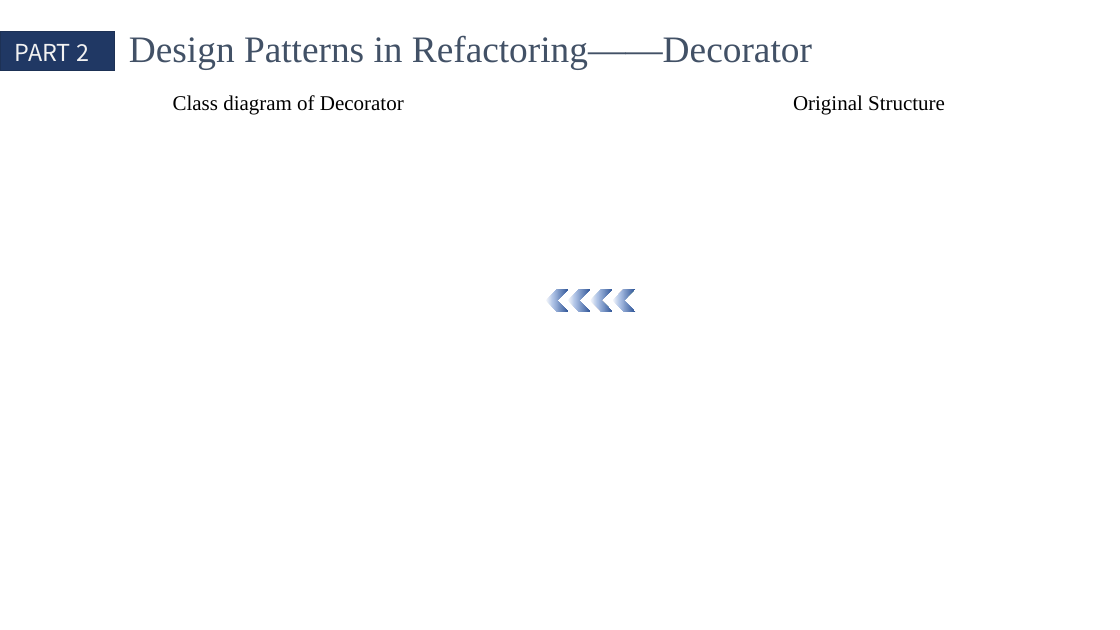
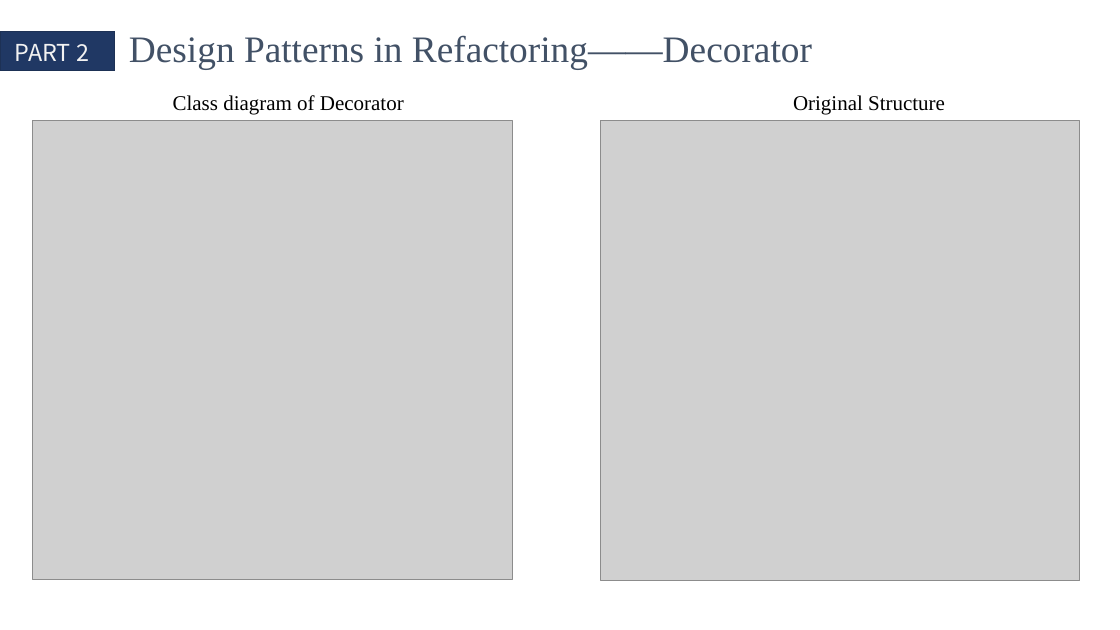
Before and after one commit to QinCheng0928/Cocos2d, a slide deck: slide 9 of 文档/DesignPattern.pptx (slide 10 before the commit). Drawn at 1120x630 pixels with LibreOffice and Linux fonts; fonts in the diff are those of the drawing; grey boxes stand for pictures. Boxes give left, top, right and bottom in pixels: in the first picture for what was removed or moved away, otherwise in the second. Text is boxed around its words. In the diff, an @@ line names an element or a change of style, - is before the commit and + after.

```diff
--- a/文档/DesignPattern.pptx
+++ b/文档/DesignPattern.pptx
@@ picture added at (x1=33, y1=121, x2=512, y2=580) @@
@@ picture added at (x1=601, y1=121, x2=1080, y2=581) @@
@@ group removed at (x1=546, y1=289, x2=635, y2=312): 4 chevrons @@
```
Also in this commit, not shown: 1 other slide changed, 1 slide added, 13 other files.
